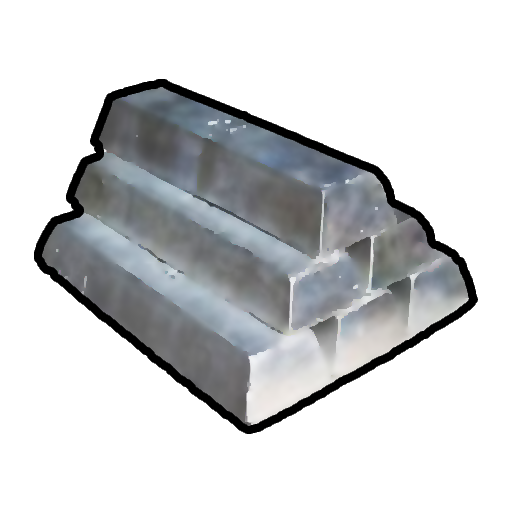
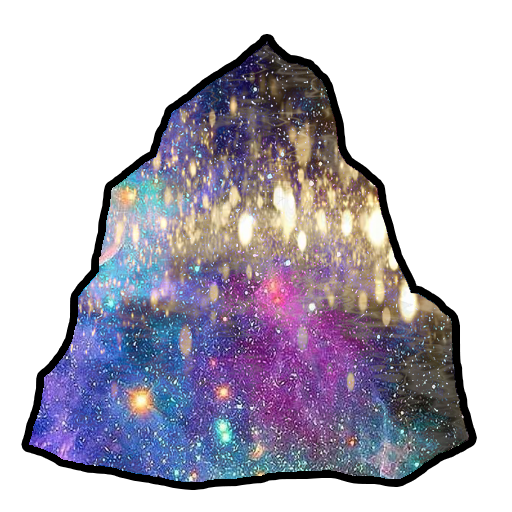
Layer changes from the first 512×512 image to the second:
hid group "PureMetals" (1 layers) over [38, 83, 474, 430]
showed group "StarDust" (3 layers) over [29, 41, 469, 482]
added layer "Layer 9" (lighten) in group "StarDust" over [29, 41, 469, 482]
added layer "Layer 8" (overlay) in group "StarDust" over [29, 41, 469, 482]
added layer "Layer 7" in group "StarDust" over [29, 41, 469, 482]
